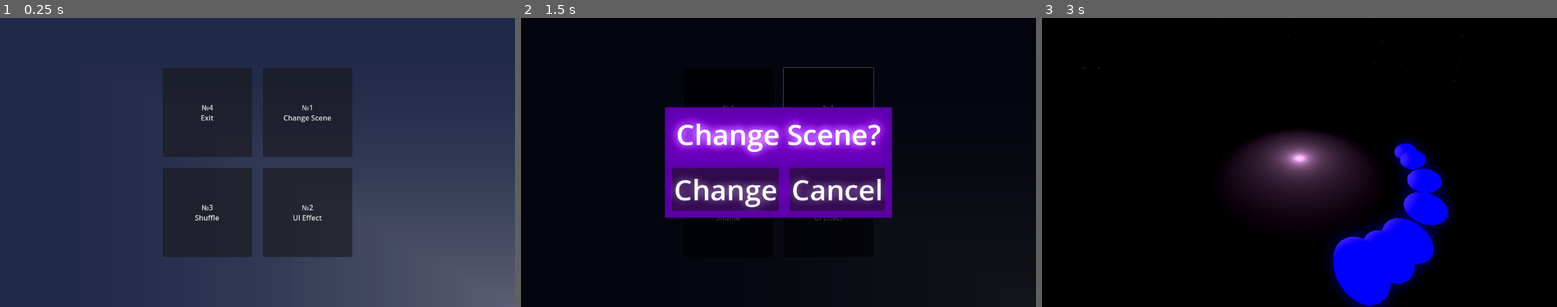
Above: before the commit, frames 1-3 (left to right).
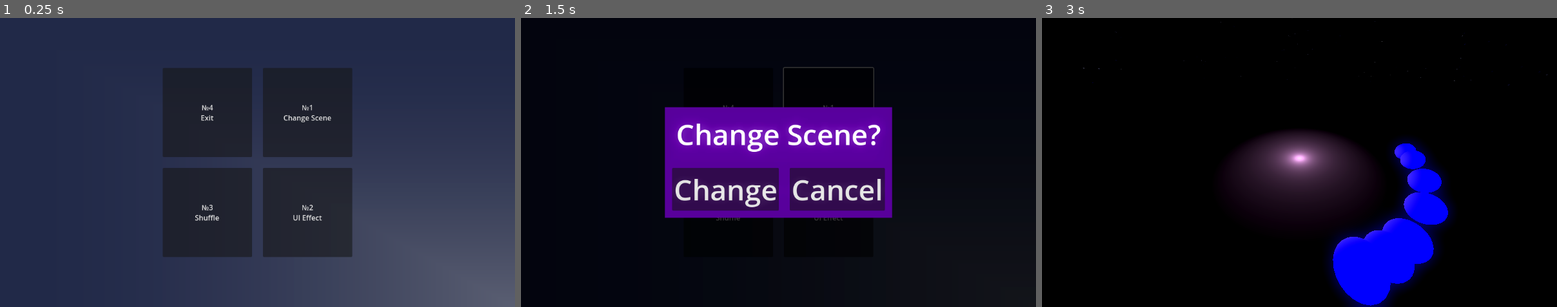
Above: after the commit, the same moments.

Repository: ash4rk/sphere-around-the-campfire
Game: Godot game, scene res://main.tscn
Two runs of this game, one before a commit and one after it. Both use one fixed random seed, a clock stepped at 60 frames per second and the inputs below.
Inputs:
- Up to frame 1 (0.25 s): no input
- Up to frame 2 (1.5 s): click "№1 Change Scene" at 0.5 s; click "№3 Shuffle" at 1.25 s
- Up to frame 3 (3 s): click "№2 UI Effect" at 2 s; click "Change" at 2.75 s

The runs differ from the first frame. In frame 2, 6.6% of the frame differs, in the area x 28-72%, y 33-66%; in frame 3, nothing differs.

Commit message:
FIX: Adjust WorldEnv and Sparkles

Diff:
--- a/main.tscn
+++ b/main.tscn
@@ -23,9 +23,10 @@
 background_mode = 3
 glow_enabled = true
 glow_normalized = true
-glow_intensity = 5.0
+glow_intensity = 2.0
 glow_strength = 1.5
-glow_hdr_threshold = 0.31
+glow_blend_mode = 0
+glow_hdr_threshold = 0.4
 
 [node name="Menu" type="Control"]
 layout_mode = 3
--- a/scenes/ui-effects/sparkles.tscn
+++ b/scenes/ui-effects/sparkles.tscn
@@ -11,7 +11,7 @@
 [sub_resource type="Gradient" id="Gradient_necmj"]
 interpolation_mode = 2
 offsets = PackedFloat32Array(0, 0.479592, 1)
-colors = PackedColorArray(5, 5, 0, 1, 5, 5, 0.01, 1, 1, 1, 1, 1)
+colors = PackedColorArray(5, 5, 0, 1, 5, 5, 0.01, 1, 2, 2, 2, 1)
 
 [sub_resource type="GradientTexture1D" id="GradientTexture1D_a0im1"]
 gradient = SubResource("Gradient_necmj")
@@ -38,12 +38,12 @@
 scale_min = 0.25
 scale_max = 0.25
 scale_curve = SubResource("CurveTexture_ervj3")
-color = Color(2, 2, 0, 1)
+color = Color(5, 5, 5, 1)
 color_ramp = SubResource("GradientTexture1D_a0im1")
 
 [sub_resource type="Curve" id="Curve_yulik"]
-_data = [Vector2(0.427163, 0), 0.0, 0.0, 0, 0, Vector2(0.468784, 1), 0.0, 0.0, 0, 0, Vector2(0.6825, 1), 0.0, 0.0, 0, 0, Vector2(0.897043, 0), 0.0, 0.0, 0, 0]
-point_count = 4
+_data = [Vector2(0.427163, 0), 0.0, 0.0, 0, 0, Vector2(0.658163, 1), 0.0, 0.0, 0, 0, Vector2(0.897043, 0), 0.0, 0.0, 0, 0]
+point_count = 3
 
 [sub_resource type="CurveTexture" id="CurveTexture_jgngg"]
 curve = SubResource("Curve_yulik")
